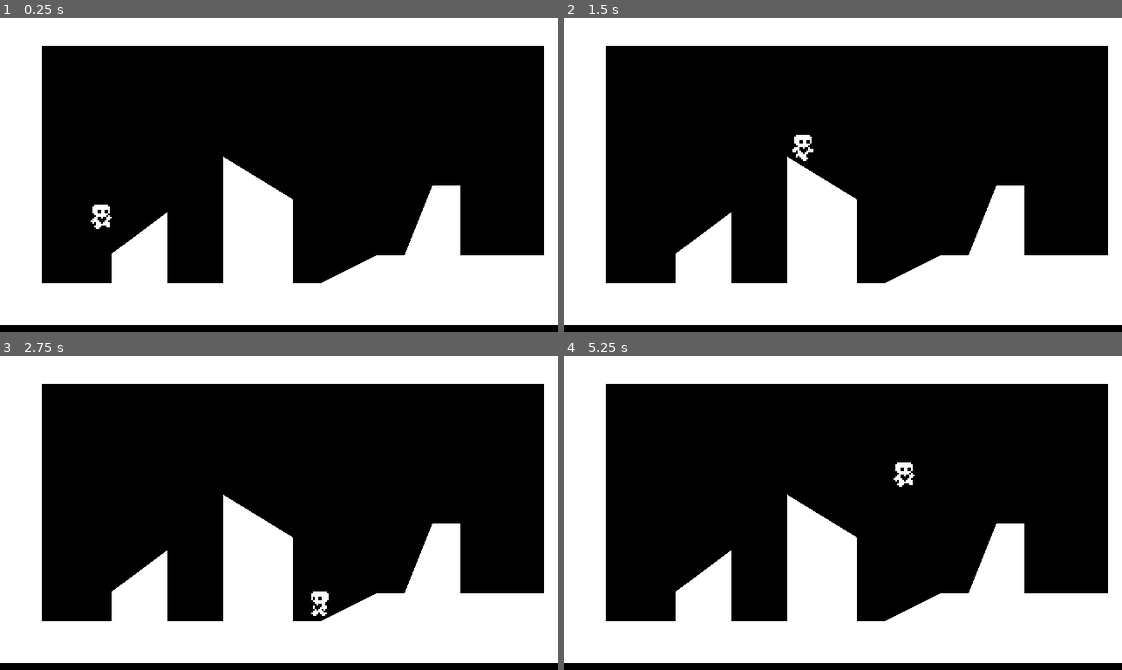
Above: before the commit, frames 1-4 (two rows, left to right).
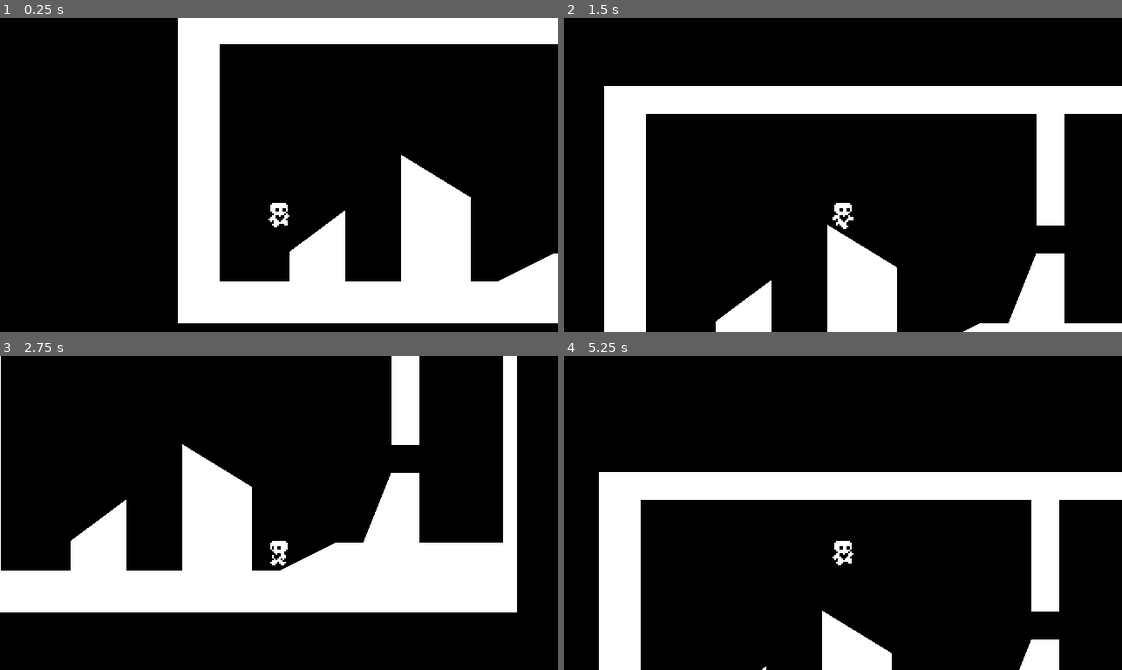
Above: after the commit, the same moments.

Repository: Jordla/HeartPlatformer-Godot-4-Tutorial
Game: Godot game, scene res://world.tscn
Two runs of this game, one before a commit and one after it. Both use one fixed random seed, a clock stepped at 60 frames per second and the inputs below.
Inputs:
- Up to frame 1 (0.25 s): no input
- Up to frame 2 (1.5 s): tap Enter (ui_accept) at 0.5, 0.6, 0.77, 1.07, 1.35 s; hold Right (ui_right) from 0.53 s (still down)
- Up to frame 3 (2.75 s): tap Enter (ui_accept) at 1.52, 1.82, 2.1 s; release Right (ui_right) at 2.03 s; hold Left (ui_left) from 2.03 s (still down)
- Up to frame 4 (5.25 s): release Left (ui_left) at 2.78 s; hold Right (ui_right) 2.78-4.28 s; tap Enter (ui_accept) at 2.85, 3.02, 3.32, 3.6, 3.77, 4.07, 4.35, 4.52, 4.82, 5.1 s; hold Left (ui_left) 4.28-5.03 s; hold Right (ui_right) from 5.03 s (still down)

The runs differ from the first frame. In frame 1, 31% of the frame differs, in the area x 0-100%, y 0-98%; in frame 2, 49%, in the area x 0-100%, y 0-100%; in frame 3, 49%; in frame 4, 49%.

Commit message:
Change the wall jump feature to work with spacebar press

Diff:
--- a/DefaultMovementData.tres
+++ b/DefaultMovementData.tres
@@ -5,8 +5,9 @@
 [resource]
 script = ExtResource("1_acguj")
 speed = 100.0
-acceleration = 800.0
+acceleration = 1000.0
 friction = 1000.0
 jump_velocity = -250.0
 gravity_scale = 0.8
 air_resistance = 200.0
+air_acceleration = 400.0
--- a/player.gd
+++ b/player.gd
@@ -5,6 +5,7 @@
 # Get the gravity from the project settings to be synced with RigidBody nodes.
 var gravity = ProjectSettings.get_setting("physics/2d/default_gravity")
 var air_jump: bool = false
+var just_wall_jumped: bool = false
 
 @onready var animated_sprite_2d = $AnimatedSprite2D
 @onready var coyote_jump_timer = $CoyoteJumpTimer
@@ -37,12 +38,10 @@
 func handle_wall_jump():
 	if not is_on_wall(): return
 	var wall_normal = get_wall_normal() # Detects if collided with wall and returns a normal (orthogonal vector pointing away from wall) - vector2D
-	if Input.is_action_just_pressed("ui_left") and wall_normal == Vector2.LEFT: # Wall is to the right, Vector2.LEFT is constant == (-1,0)
+	if Input.is_action_just_pressed("ui_accept"):
 		velocity.x = wall_normal.x * movement_data.speed # Horizontal velocity is need to "push" off the wall in the opposite direction
-		velocity.y = movement_data.jump_velocity
-	if Input.is_action_just_pressed("ui_right") and wall_normal == Vector2.RIGHT: # How can I refactor the code to make it more streamlined, lots of reduplicate code
-		velocity.x = wall_normal.x * movement_data.speed
-		velocity.y = movement_data.jump_velocity
+		velocity.y = movement_data.jump_velocity # A jump
+
 
 func handle_jump():
 	if is_on_floor(): air_jump = true
@@ -74,7 +73,7 @@
 
 func apply_air_resistance(input_axis : float, delta : float):
 	if input_axis == 0 and not is_on_floor(): # Not moving and in the air
-		velocity.x - move_toward(velocity.x, 0, movement_data.air_resistance * delta)
+		velocity.x = move_toward(velocity.x, 0, movement_data.air_resistance * delta)
 
 
 func update_animation(input_axis : float):
--- a/player.tscn
+++ b/player.tscn
@@ -99,3 +99,6 @@
 [node name="CoyoteJumpTimer" type="Timer" parent="."]
 wait_time = 0.2
 one_shot = true
+
+[node name="Camera2D" type="Camera2D" parent="."]
+position = Vector2(0, -32)
--- a/world.tscn
+++ b/world.tscn
@@ -1,7 +1,10 @@
-[gd_scene load_steps=3 format=3 uid="uid://d25kocpsd82yy"]
+[gd_scene load_steps=4 format=3 uid="uid://d25kocpsd82yy"]
 
 [ext_resource type="Script" path="res://world.gd" id="1_e0iph"]
 [ext_resource type="PackedScene" uid="uid://bfignkbu2le1" path="res://player.tscn" id="2_rpgpw"]
+
+[sub_resource type="RectangleShape2D" id="RectangleShape2D_hfvn0"]
+size = Vector2(16, 64)
 
 [node name="World" type="Node2D"]
 script = ExtResource("1_e0iph")
@@ -18,3 +21,15 @@
 
 [node name="Player" parent="." instance=ExtResource("2_rpgpw")]
 position = Vector2(58, 97)
+
+[node name="StaticBody2D2" type="StaticBody2D" parent="."]
+
+[node name="ColorRect" type="ColorRect" parent="StaticBody2D2"]
+offset_left = 248.0
+offset_top = 16.0
+offset_right = 264.0
+offset_bottom = 80.0
+
+[node name="CollisionShape2D" type="CollisionShape2D" parent="StaticBody2D2"]
+position = Vector2(256, 48)
+shape = SubResource("RectangleShape2D_hfvn0")
